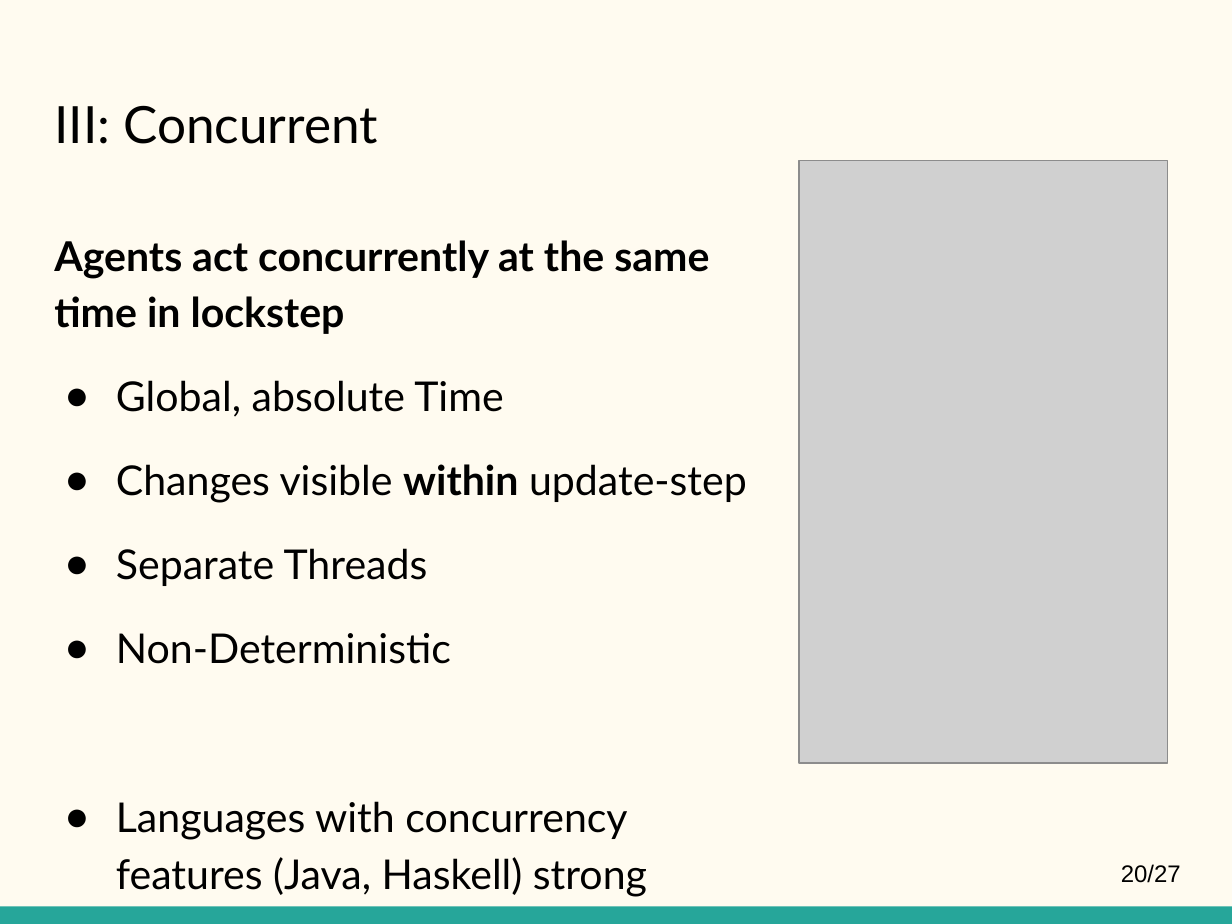
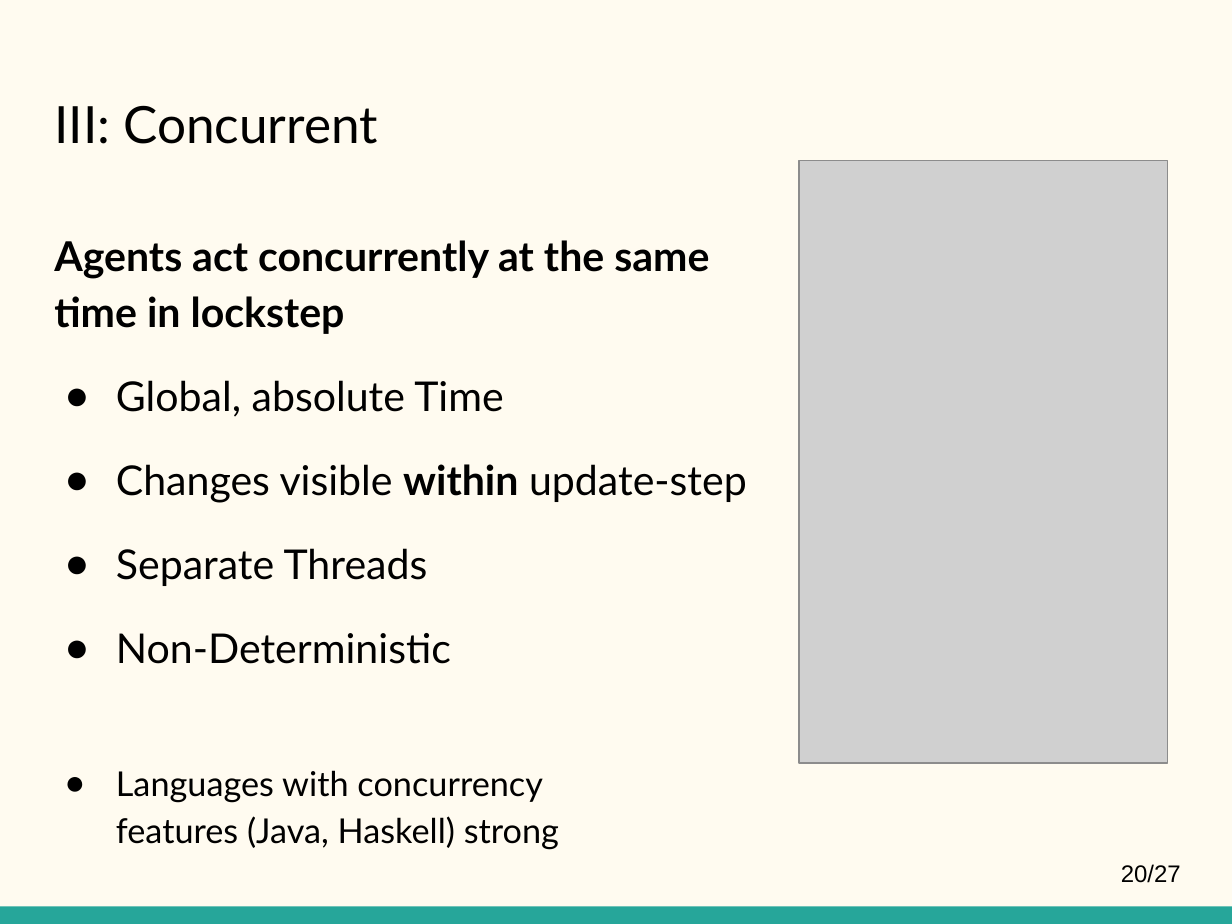
Before and after one commit to thalerjonathan/phd, a slide deck: slide 20 of presentations/ssc2017/SSC 2017.pptx. Drawn at 1232x924 pixels with LibreOffice and Linux fonts; fonts in the diff are those of the drawing; grey boxes stand for pictures. Boxes give left, top, right and bottom in pixels: in the first picture for what was removed or moved away, otherwise in the second. Text is boxed around its words. In the diff, an @@ line names an element or a change of style, - is before the commit and + after.

```diff
--- a/presentations/ssc2017/SSC 2017.pptx
+++ b/presentations/ssc2017/SSC 2017.pptx
@@ text at (116, 770, 559, 850): size 24 to 20 pt in "Languages with concurrency features (Java, Haskell) strong" @@
```
Also in this commit, not shown: 6 other slides changed, 1 other file.
